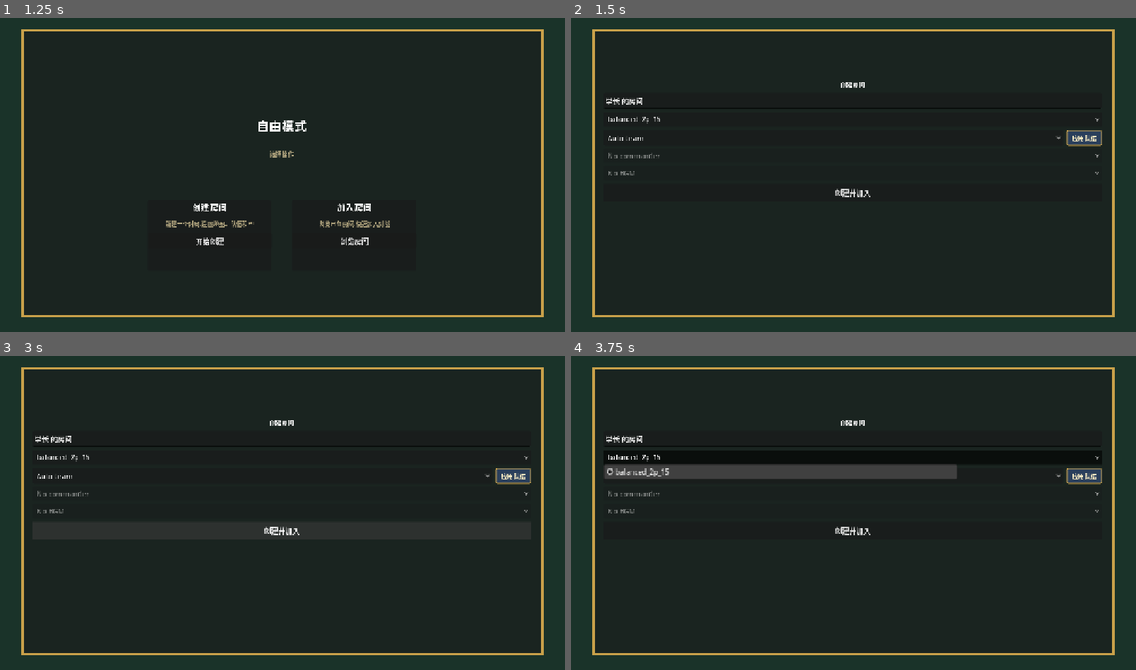
Above: before the commit, frames 1-4 (two rows, left to right).
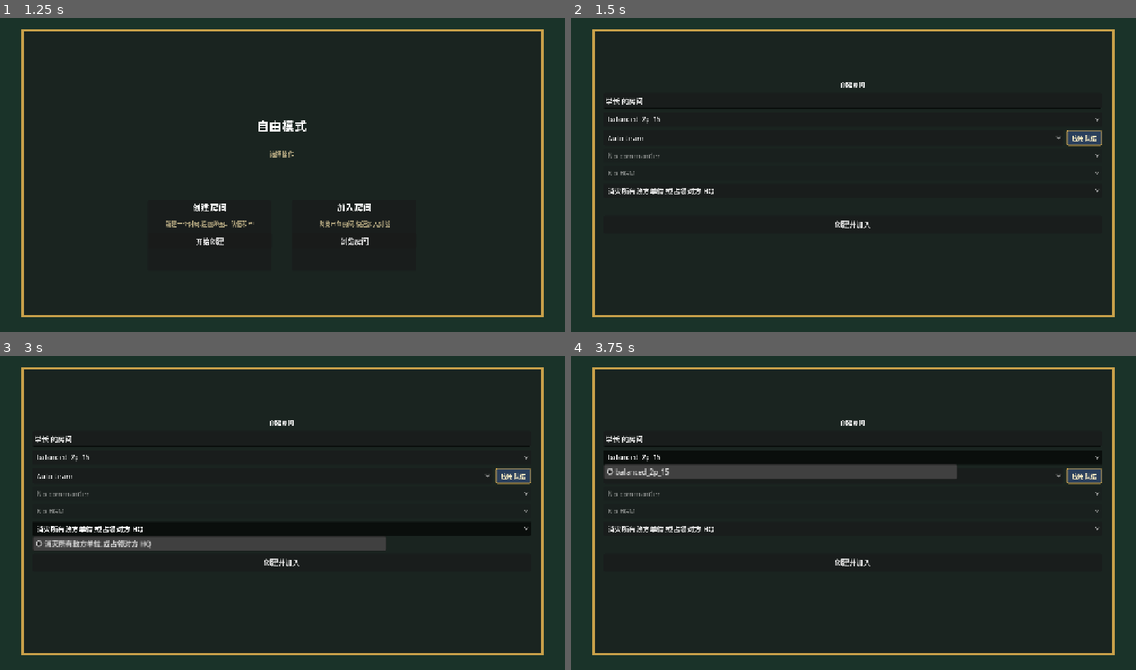
Above: after the commit, the same moments.

Repository: iris0heartmade/battleblitz
Game: Godot game, scene res://scenes/main.tscn
Same seed, same stepped clock (60 frames per second), same inputs: the game is played once before the commit and once after it.
Inputs (mouse positions are in pixels of both pictures, inside the frame that each line leads up to):
- Up to frame 1 (1.25 s): click "联机大厅" at 0.5 s
- Up to frame 2 (1.5 s): click "开始创建" at 1.25 s
- Up to frame 3 (3 s): click "创建并加入" at 2 s; click (282, 528) at 2.75 s, where only the run after the commit has a clickable "消灭所有敌方单位,或占领对方 HQ"
- Up to frame 4 (3.75 s): click "balanced_2p_15" at 3.5 s

Frame 1 is identical in both runs. In frame 2, 0.5% of the frame differs, in the area x 6-94%, y 54-67%; in frame 3, 6.1%, in the area x 5-94%, y 53-67%; in frame 4, 0.5%.

Commit message:
fix: 创建房间第三层精简 + 房主控制台重布局
问题:
- in_room 视图(房主控制台)显示了过多冗余 UI(房间列表/选房加入/AI 配置/改队伍/切换观战/对局管理)
- 和二层(choose)重复:LeftCol 房间列表 + 选房加入按钮
- UI 溢出 viewport:LobbyList/HostRow/LobbyToSpecBtn/AiConfigRow/AiCommanderOption/AiActionRow
  使用绝对 anchor(442-758px),超过 LobbyFrame (~648px),右下角被截断

修复:
- main.tscn: RightCol 新增 WinConditionOption / PlayerCountLabel / StartGameInlineBtn
  (凑齐 6 项创建信息:房间名 / 玩家人数 / 队伍 / 指挥官 / BGM / 胜利条件)
- main.gd:
  - _show_lobby_in_room: 隐藏 LeftCol(房间列表)/ HostRow(改队伍)/ LobbyToSpecBtn(切换观战)/
    MidSectionBar(对局管理)/ AiCommanderOption(冗余 AI 行)
  - 启动游戏按钮从 BottomBar 移到 RightCol 底部(StartGameInlineBtn),
    BottomBar 只保留返回主菜单
  - _layout_lobby_in_room: 动态设 anchor 让 TopBar/InfoBar/LobbyList/DualCol/AiConfig/AiAction/BottomBar
    全部 fit 进 LobbyFrame(viewport 720 时 ~648px)
  - _restore_lobby_default_layout: 切回 choose/create/join 时还原 anchor
  - _setup_lobby_win_condition_options + _selected_lobby_win_condition:
    胜利条件下拉(P2.4 polish 后固定 rout+seize 二合一)
  - PlayerCountLabel 显示当前地图/玩家人数

Diff:
--- a/godot-client/scenes/main.tscn
+++ b/godot-client/scenes/main.tscn
@@ -654,8 +654,22 @@
 [node name="LobbyBgmOption" type="OptionButton" parent="Lobby/LobbyFrame/LobbyDualCol/RightCol"]
 custom_minimum_size = Vector2(0, 32)
 
+[node name="WinConditionOption" type="OptionButton" parent="Lobby/LobbyFrame/LobbyDualCol/RightCol"]
+custom_minimum_size = Vector2(0, 32)
+
+[node name="PlayerCountLabel" type="Label" parent="Lobby/LobbyFrame/LobbyDualCol/RightCol"]
+custom_minimum_size = Vector2(0, 24)
+text = "—"
+horizontal_alignment = 1
+modulate = Color(0.85, 0.78, 0.55, 1)
+
 [node name="CreateRoomBtn" type="Button" parent="Lobby/LobbyFrame/LobbyDualCol/RightCol"]
 text = "创建并加入"
+custom_minimum_size = Vector2(0, 40)
+
+[node name="StartGameInlineBtn" type="Button" parent="Lobby/LobbyFrame/LobbyDualCol/RightCol"]
+visible = false
+text = "启动游戏"
 custom_minimum_size = Vector2(0, 40)
 
 [node name="MidSectionBar" type="HBoxContainer" parent="Lobby/LobbyFrame"]
--- a/godot-client/scripts/main.gd
+++ b/godot-client/scripts/main.gd
@@ -235,6 +235,8 @@
 @onready var lobby_add_ai_btn: Button = $Lobby/LobbyFrame/AiActionRow/LobbyAddAiBtn
 @onready var lobby_remove_ai_btn: Button = $Lobby/LobbyFrame/AiActionRow/LobbyRemoveAiBtn
 @onready var lobby_start_btn: Button = $Lobby/LobbyFrame/BottomBar/LobbyStartBtn
+@onready var player_count_label: Label = $Lobby/LobbyFrame/LobbyDualCol/RightCol/PlayerCountLabel
+@onready var start_game_inline_btn: Button = $Lobby/LobbyFrame/LobbyDualCol/RightCol/StartGameInlineBtn
 @onready var lobby_back_btn: Button = $Lobby/LobbyFrame/BottomBar/LobbyBackBtn
 @onready var lobby_game_id_label: Label = $Lobby/LobbyFrame/LobbyTopBar/LobbyGameIdLabel
 @onready var room_list: RichTextLabel = $Lobby/LobbyFrame/LobbyDualCol/LeftCol/RoomList
@@ -253,6 +255,7 @@
 @onready var lobby_to_spec_btn: Button = $Lobby/LobbyFrame/LobbyToSpecBtn
 @onready var lobby_commander_option: OptionButton = $Lobby/LobbyFrame/LobbyDualCol/RightCol/LobbyCommanderOption
 @onready var lobby_bgm_option: OptionButton = $Lobby/LobbyFrame/LobbyDualCol/RightCol/LobbyBgmOption
+@onready var win_condition_option: OptionButton = $Lobby/LobbyFrame/LobbyDualCol/RightCol/WinConditionOption
 @onready var create_room_btn: Button = $Lobby/LobbyFrame/LobbyDualCol/RightCol/CreateRoomBtn
 # Lobby 二层菜单导航
 @onready var choose_panel: VBoxContainer = $Lobby/LobbyFrame/ChoosePanel
@@ -335,6 +338,8 @@
 		lobby_remove_ai_btn.pressed.connect(_on_lobby_remove_ai_pressed)
 	if lobby_start_btn != null and is_instance_valid(lobby_start_btn):
 		lobby_start_btn.pressed.connect(_on_lobby_start_pressed)
+	if start_game_inline_btn != null and is_instance_valid(start_game_inline_btn):
+		start_game_inline_btn.pressed.connect(_on_lobby_start_pressed)
 	if lobby_back_btn != null and is_instance_valid(lobby_back_btn):
 		lobby_back_btn.pressed.connect(_on_lobby_back_pressed)
 	if room_select_option != null and is_instance_valid(room_select_option):
@@ -3188,6 +3193,7 @@
 	NetworkClient.get_unlocked_commanders(_user_name, Callable(self, "_on_commanders_response"))
 	_load_lobby_presets()
 	_load_lobby_audio_tracks()
+	_setup_lobby_win_condition_options()
 	_refresh_room_list()
 	_show_lobby_choose()
 
@@ -3196,6 +3202,8 @@
 	if choose_panel != null and is_instance_valid(choose_panel):
 		choose_panel.visible = true
 	_set_lobby_detail_visible(false)
+	# 切回非 in_room 模式:恢复 BottomBar 默认 anchor + 切换按钮可见性
+	_restore_lobby_default_layout()
 	if lobby_back_btn != null and is_instance_valid(lobby_back_btn):
 		lobby_back_btn.text = "返回主菜单"
 
@@ -3208,6 +3216,7 @@
 	_set_lobby_dualcol_visible(true)
 	_set_lobby_leftcol_visible(false)
 	_set_lobby_rightcol_visible(true)
+	_restore_lobby_default_layout()
 	if lobby_back_btn != null and is_instance_valid(lobby_back_btn):
 		lobby_back_btn.text = "返回模式选择"
 
@@ -3220,6 +3229,7 @@
 	_set_lobby_dualcol_visible(true)
 	_set_lobby_leftcol_visible(true)
 	_set_lobby_rightcol_visible(false)
+	_restore_lobby_default_layout()
 	if lobby_back_btn != null and is_instance_valid(lobby_back_btn):
 		lobby_back_btn.text = "返回模式选择"
 
@@ -3229,8 +3239,24 @@
 	if choose_panel != null and is_instance_valid(choose_panel):
 		choose_panel.visible = false
 	_set_lobby_detail_visible(true)
-	_set_lobby_leftcol_visible(true)
+	# 房主控制台: 隐藏冗余(房间列表/选房加入是加入者用的,房主不需要)
+	_set_lobby_leftcol_visible(false)
 	_set_lobby_rightcol_visible(true)
+	# 隐藏 HostRow(改队伍)/ LobbyToSpecBtn(切换观战)/ MidSectionBar / AiCommanderOption
+	_hide_lobby_host_extras(true)
+	# 启动游戏按钮移到 RightCol 底部,BottomBar 那个隐藏
+	if lobby_start_btn != null and is_instance_valid(lobby_start_btn):
+		lobby_start_btn.visible = false
+	if start_game_inline_btn != null and is_instance_valid(start_game_inline_btn):
+		start_game_inline_btn.visible = true
+	# 动态调整 anchor 让所有元素 fit 进 LobbyFrame(viewport 720 时 LobbyFrame ~648px)
+	_layout_lobby_in_room()
+	# 同步玩家人数 Label(从 MapPresetOption 的 selected text 取,如 "balanced_2p_15 (2p)")
+	if player_count_label != null and is_instance_valid(player_count_label):
+		if map_preset_option != null and is_instance_valid(map_preset_option) and map_preset_option.selected >= 0:
+			player_count_label.text = map_preset_option.get_item_text(map_preset_option.selected)
+		else:
+			player_count_label.text = "—"
 	if lobby_back_btn != null and is_instance_valid(lobby_back_btn):
 		lobby_back_btn.text = "返回主菜单"
 
@@ -3244,6 +3270,99 @@
 		var n: Node = lobby_view.get_node_or_null("LobbyFrame/" + node_name)
 		if n != null:
 			n.visible = v
+
+
+# 房主控制台专用: 隐藏"加入者/对局中"才需要的控件
+# 保留 LobbyList(玩家列表) + AiConfigRow/AiActionRow(房主需要加 AI)
+# 隐藏:LeftCol(房间列表,房主不需要选房) / HostRow(改队伍,合并到 TeamOption) /
+#       LobbyToSpecBtn(切换观战) / MidSectionBar(对局管理,合并到顶部信息)
+#       AiCommanderOption(AI 指挥官,合并到 AiConfigRow)
+func _hide_lobby_host_extras(hide: bool) -> void:
+	if lobby_view == null:
+		return
+	for node_name in ["HostRow", "LobbyToSpecBtn", "MidSectionBar", "AiCommanderOption"]:
+		var n: Node = lobby_view.get_node_or_null("LobbyFrame/" + node_name)
+		if n != null:
+			n.visible = not hide
+
+
+# 房主控制台专用: 动态调整 in_room 视图下各元素的 anchor
+# 让 TopBar / InfoBar / LobbyList / DualCol / AI 配置 / BottomBar
+# 全部 fit 进 LobbyFrame(避免 UI 溢出 viewport)
+#
+# 布局(LobbyFrame 内部坐标):
+#   TopBar:       0-70    (标题)
+#   InfoBar:      76-100  (Game # + 玩家数)
+#   LobbyList:    110-260 (玩家列表,150px)
+#   DualCol:      270-540 (RightCol 装 6 项配置 + 启动按钮, 270px)
+#   AiConfigRow:  550-582 (AI 类型+性格+难度, 32px)
+#   AiActionRow:  590-622 (添加 AI + 选 AI + 移除, 32px)
+#   BottomBar:    632-672 (返回主菜单, 40px,接近 LobbyFrame 底)
+func _layout_lobby_in_room() -> void:
+	if lobby_view == null:
+		return
+	var lobby_list: Control = lobby_view.get_node_or_null("LobbyFrame/LobbyList") as Control
+	if lobby_list != null:
+		lobby_list.offset_top = 110.0
+		lobby_list.offset_bottom = 260.0
+	var dual_col: Control = lobby_view.get_node_or_null("LobbyFrame/LobbyDualCol") as Control
+	if dual_col != null:
+		dual_col.offset_top = 270.0
+		dual_col.offset_bottom = 540.0
+	var ai_cfg: Control = lobby_view.get_node_or_null("LobbyFrame/AiConfigRow") as Control
+	if ai_cfg != null:
+		ai_cfg.offset_top = 550.0
+		ai_cfg.offset_bottom = 582.0
+	var ai_act: Control = lobby_view.get_node_or_null("LobbyFrame/AiActionRow") as Control
+	if ai_act != null:
+		ai_act.offset_top = 590.0
+		ai_act.offset_bottom = 622.0
+	# BottomBar 改成绝对位置(原 anchor 1.0/1.0 → 顶部往上挪,避免跟 AiActionRow 重叠)
+	var bb: Control = lobby_view.get_node_or_null("LobbyFrame/BottomBar") as Control
+	if bb != null:
+		bb.anchor_top = 0.0
+		bb.anchor_bottom = 0.0
+		bb.offset_top = 632.0
+		bb.offset_bottom = 672.0
+
+
+# 还原 LobbyFrame 各元素到 tscn 默认 anchor(切回非 in_room 模式时调用)
+# 复位 LobbyList / DualCol / AiConfigRow / AiActionRow / BottomBar
+func _restore_lobby_default_layout() -> void:
+	if lobby_view == null:
+		return
+	var lobby_list: Control = lobby_view.get_node_or_null("LobbyFrame/LobbyList") as Control
+	if lobby_list != null:
+		lobby_list.offset_top = 442.0
+		lobby_list.offset_bottom = 580.0
+	var dual_col: Control = lobby_view.get_node_or_null("LobbyFrame/LobbyDualCol") as Control
+	if dual_col != null:
+		dual_col.offset_top = 112.0
+		dual_col.offset_bottom = -16.0
+	var ai_cfg: Control = lobby_view.get_node_or_null("LobbyFrame/AiConfigRow") as Control
+	if ai_cfg != null:
+		ai_cfg.offset_top = 654.0
+		ai_cfg.offset_bottom = 686.0
+	var ai_act: Control = lobby_view.get_node_or_null("LobbyFrame/AiActionRow") as Control
+	if ai_act != null:
+		ai_act.offset_top = 726.0
+		ai_act.offset_bottom = 758.0
+	var bb: Control = lobby_view.get_node_or_null("LobbyFrame/BottomBar") as Control
+	if bb != null:
+		# 还原 tscn 默认 anchor(右下角)
+		bb.anchor_left = 1.0
+		bb.anchor_right = 1.0
+		bb.anchor_top = 0.0
+		bb.anchor_bottom = 0.0
+		bb.offset_left = -340.0
+		bb.offset_top = -56.0
+		bb.offset_right = -16.0
+		bb.offset_bottom = -16.0
+	# 切回非 in_room:BottomBar 的 LobbyStartBtn 可见,RightCol 的 StartGameInlineBtn 隐藏
+	if lobby_start_btn != null and is_instance_valid(lobby_start_btn):
+		lobby_start_btn.visible = true
+	if start_game_inline_btn != null and is_instance_valid(start_game_inline_btn):
+		start_game_inline_btn.visible = false
 
 
 func _set_lobby_dualcol_visible(v: bool) -> void:
@@ -3393,6 +3512,14 @@
 		ai_commander_option.disabled = _lobby_ai_commander_ids.size() <= 1
 
 
+func _selected_lobby_win_condition() -> String:
+	# P2.4 polish:win_condition 现在固定为 rout(rout+seize 二合一)。
+	# 下拉里只有 1 项,这个函数保持接口以便未来扩展。
+	if win_condition_option == null or not is_instance_valid(win_condition_option):
+		return "rout"
+	return "rout"
+
+
 func _selected_lobby_commander() -> String:
 	if lobby_commander_option == null or not is_instance_valid(lobby_commander_option):
 		return ""
@@ -3416,6 +3543,15 @@
 	if commander_id == "":
 		return {}
 	return {2: commander_id}
+
+
+# 胜利条件下拉:P2.4 polish 后只剩 rout+seize 二合一,默认 "rout"
+func _setup_lobby_win_condition_options() -> void:
+	if win_condition_option == null or not is_instance_valid(win_condition_option):
+		return
+	win_condition_option.clear()
+	win_condition_option.add_item("消灭所有敌方单位,或占领对方 HQ", 0)
+	win_condition_option.select(0)
 
 
 func _setup_lobby_bgm_options(tracks: Array = []) -> void:
@@ -3651,7 +3787,7 @@
 		room_name,
 		preset_id,
 		biome,
-		"rout",
+		_selected_lobby_win_condition(),
 		_selected_lobby_commander(),
 		_selected_lobby_bgm_track(),
 		_selected_lobby_ai_commanders()
@@ -3748,6 +3884,8 @@
 	]
 	# Start 按钮:只要有 1 名真人(非 AI/非观战)即可,后端会校验 MIN_PLAYERS
 	lobby_start_btn.disabled = real_count < 1
+	if start_game_inline_btn != null and is_instance_valid(start_game_inline_btn):
+		start_game_inline_btn.disabled = real_count < 1
 
 
 func _render_lobby_ai_options(players: Array) -> void:
